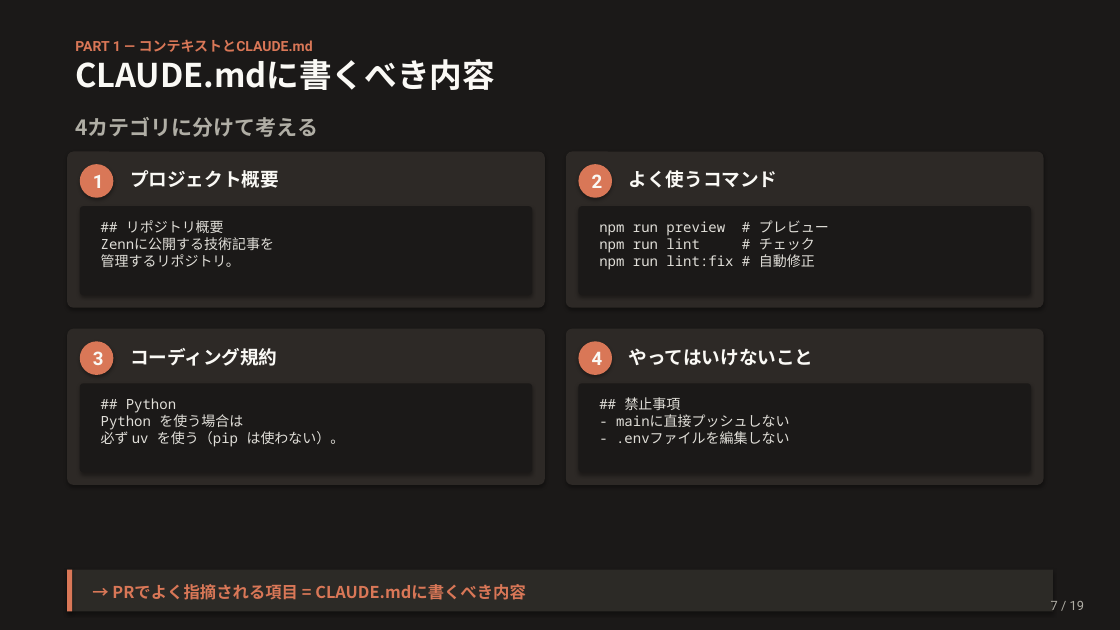
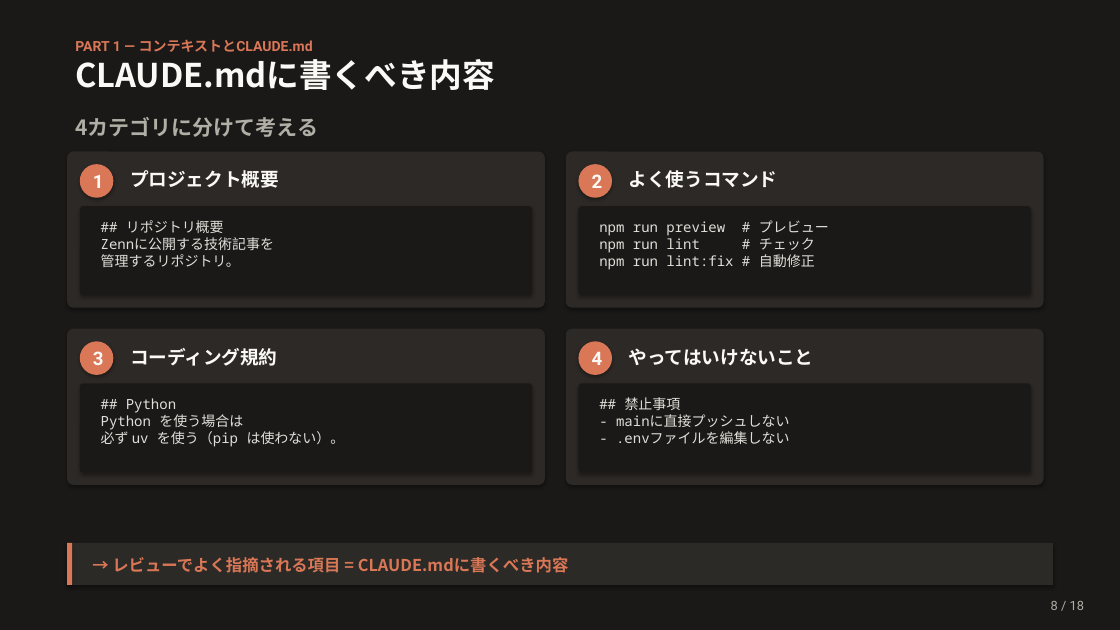
Before and after one commit to Ischca/zenn, a slide deck: slide 7 of slides/Claude_session2.pptx. Drawn at 1120x630 pixels with LibreOffice and Linux fonts; fonts in the diff are those of the drawing. Boxes give left, top, right and bottom in pixels: in the first picture for what was removed or moved away, otherwise in the second. Text is boxed around its words. In the diff, an @@ line names an element or a change of style, - is before the commit and + after.

```diff
--- a/slides/Claude_session2.pptx
+++ b/slides/Claude_session2.pptx
@@ rectangle: place and size @@
-rectangle at (67, 570, 1053, 612)
+rectangle at (67, 543, 1053, 585)
@@ rectangle: place and size @@
-rectangle at (67, 570, 72, 612)
+rectangle at (67, 543, 72, 585)
@@ text at (112, 557, 569, 573): text changed @@
-→ PRでよく指摘される項目 = CLAUDE.mdに書くべき内容
+→ レビューでよく指摘される項目 = CLAUDE.mdに書くべき内容
@@ text at (1051, 601, 1084, 610): text changed @@
-7 / 19
+8 / 18
```
Also in this commit, not shown: 6 other slides changed, 8 slides added, 12 slides removed, 8 other files.
